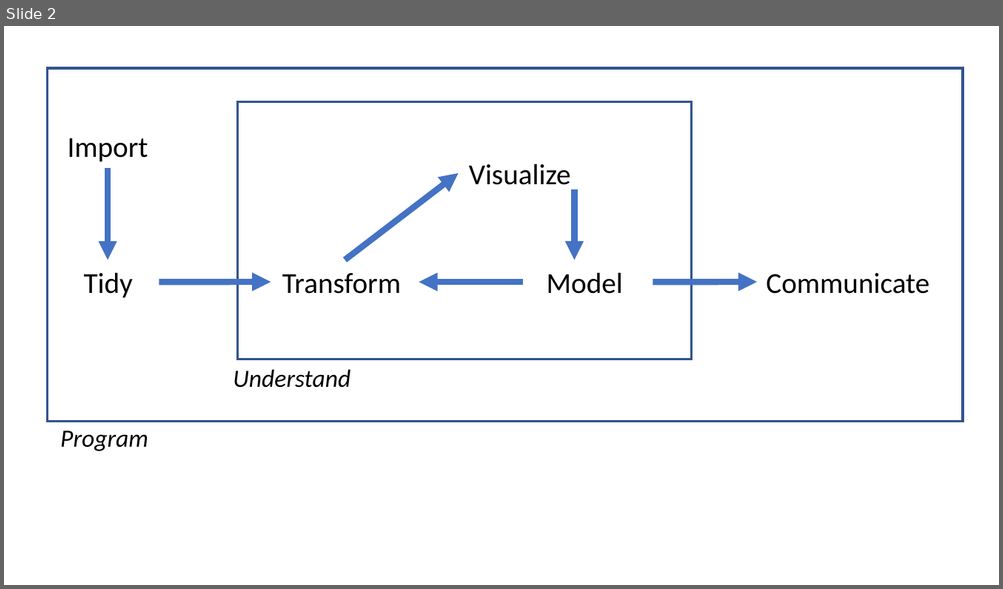
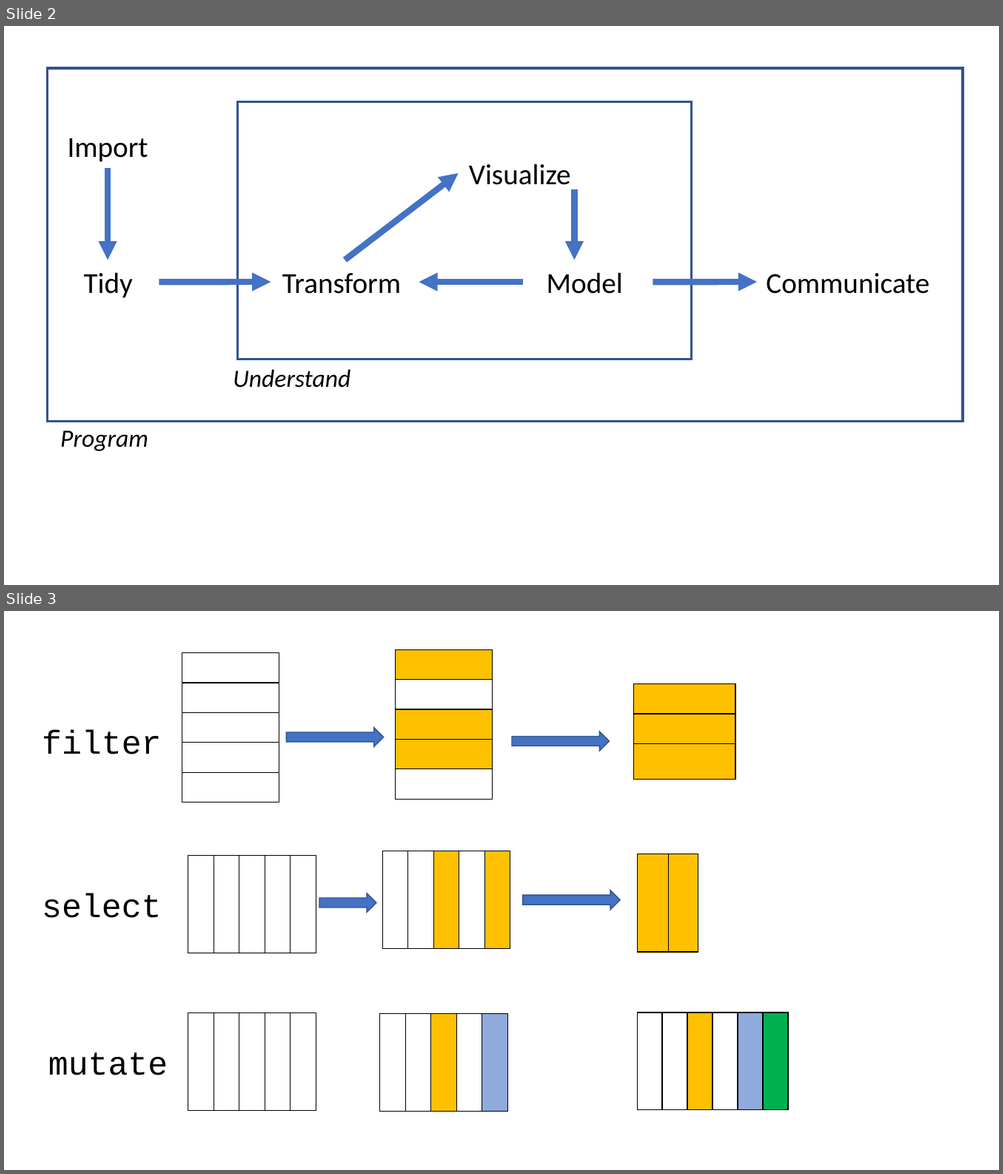
Before and after one commit to pridiltal/r4economists, a slide deck: fig/Presentation1.pptx. Shown one above the other, each under a label of ours: slide 2 before the commit, slides 2 and 3 after it. The pictures are 1003x589 and 1003x1174 pixels, drawn with LibreOffice and Linux fonts; fonts in the diff are those of the drawing. Boxes give left, top, right and bottom in pixels: in the first picture for what was removed or moved away, otherwise in the second. Text is boxed around its words. In the diff, an @@ line names an element or a change of style, - is before the commit and + after.

```diff
--- a/fig/Presentation1.pptx
+++ b/fig/Presentation1.pptx
@@ slide 3 added at (x1=4, y1=611, x2=999, y2=1170), background #FFFFFF @@
@@ table added at (x1=182, y1=652, x2=279, y2=802), 5 rows, 1 columns @@
+
+
+
+
+
@@ table added at (x1=395, y1=649, x2=492, y2=799), 5 rows, 1 columns @@
+
+
+
+
+
@@ table added at (x1=634, y1=684, x2=736, y2=780), 3 rows, 1 columns @@
+
+
+
@@ text added at (x1=42, y1=730, x2=161, y2=755), 32 pt, text #000000 @@
+filter
@@ right arrow added at (x1=286, y1=727, x2=383, y2=747), fill #4472C4, outline #325491 1 pt @@
@@ right arrow added at (x1=512, y1=732, x2=609, y2=752), fill #4472C4, outline #325491 1 pt @@
@@ table added at (x1=382, y1=851, x2=509, y2=949), 1 rows, 5 columns @@
+ |  |  |  | 
@@ table added at (x1=637, y1=854, x2=698, y2=952), 1 rows, 2 columns @@
+ | 
@@ table added at (x1=188, y1=856, x2=315, y2=954), 1 rows, 5 columns @@
+ |  |  |  | 
@@ text added at (x1=42, y1=894, x2=161, y2=918), 32 pt, text #000000 @@
+select
@@ right arrow added at (x1=319, y1=894, x2=376, y2=913), fill #4472C4, outline #325491 1 pt @@
@@ right arrow added at (x1=523, y1=891, x2=620, y2=910), fill #4472C4, outline #325491 1 pt @@
@@ table added at (x1=188, y1=1013, x2=315, y2=1111), 1 rows, 5 columns @@
+ |  |  |  | 
@@ table added at (x1=380, y1=1014, x2=507, y2=1112), 1 rows, 5 columns @@
+ |  |  |  | 
@@ table added at (x1=637, y1=1013, x2=789, y2=1111), 1 rows, 6 columns @@
+ |  |  |  |  | 
@@ text added at (x1=48, y1=1053, x2=168, y2=1076), 32 pt, text #000000 @@
+mutate
```
Also in this commit, not shown: 1 other slide added, 21 other files.
